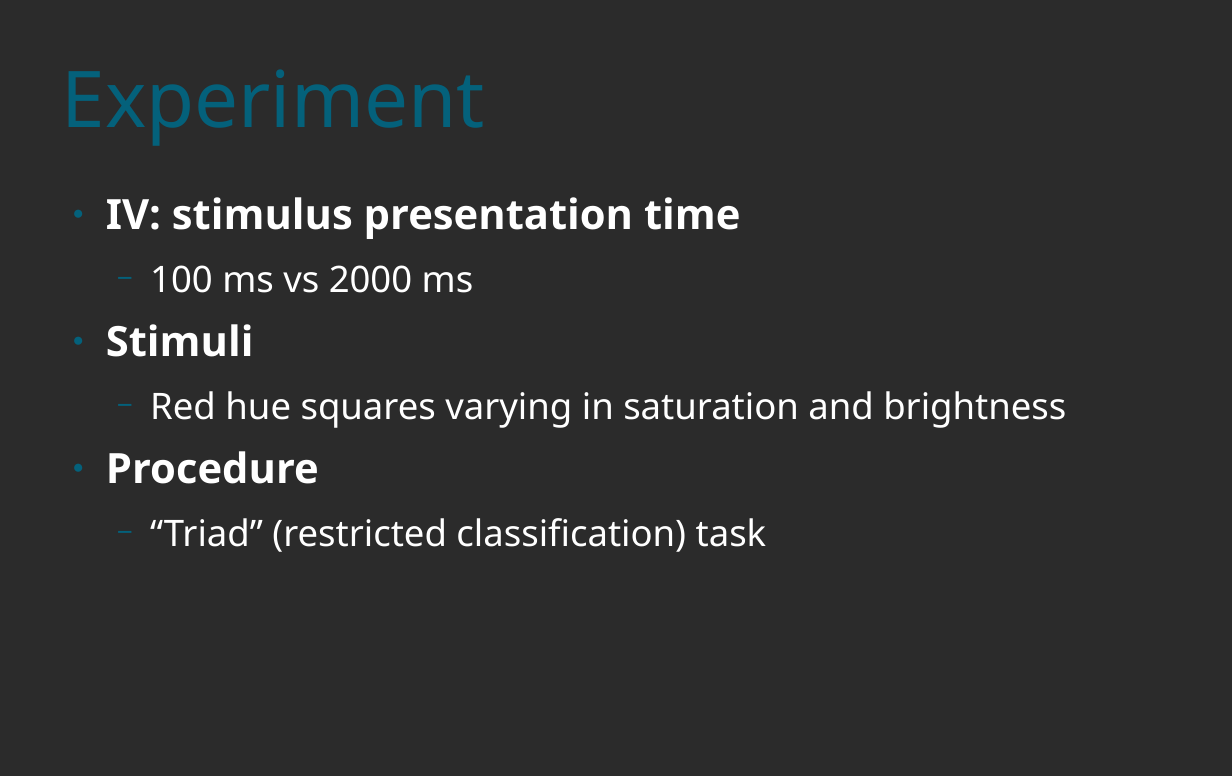
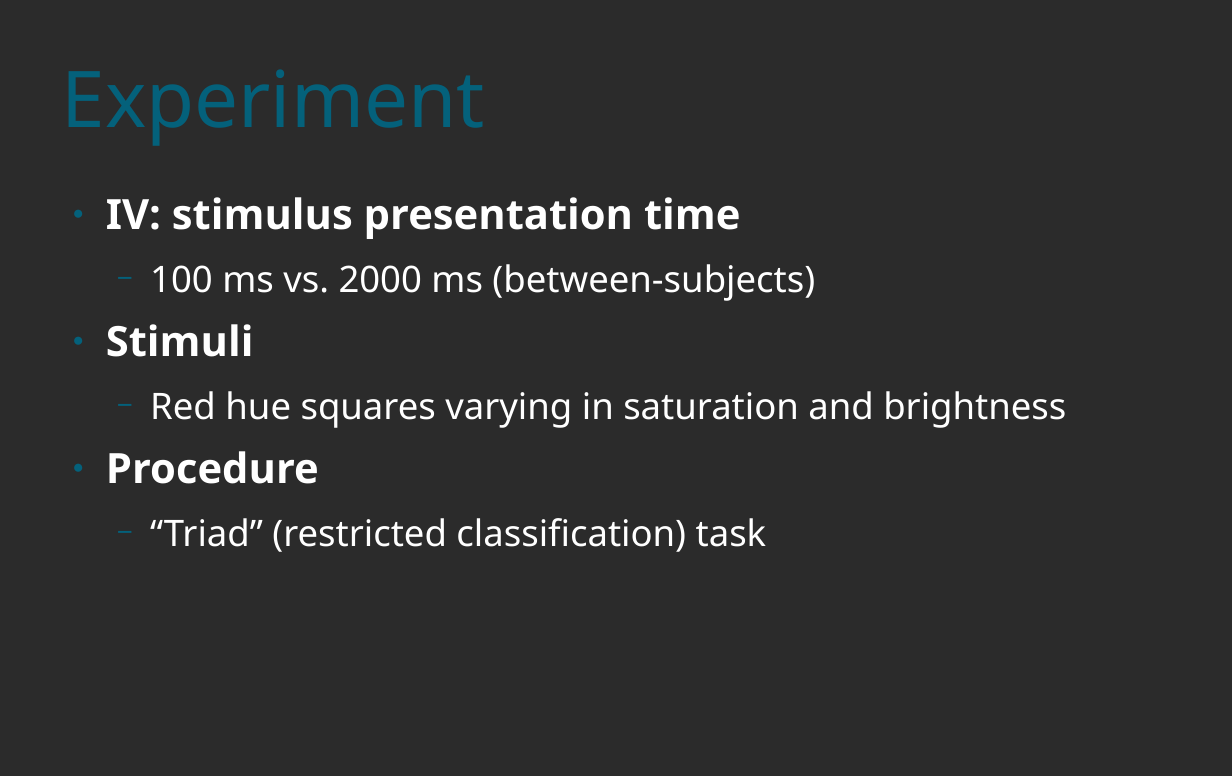
Before and after one commit to ajwills72/pu084github, a slide deck: slide 11 of pres/slides.odp. Drawn at 1232x776 pixels with LibreOffice and Linux fonts; fonts in the diff are those of the drawing; background and template pictures are left out; a plain dark background stands for a picture behind light text. Boxes give left, top, right and bottom in pixels: in the first picture for what was removed or moved away, otherwise in the second. Text is boxed around its words. In the diff, an @@ line names an element or a change of style, - is before the commit and + after.

```diff
--- a/pres/slides.odp
+++ b/pres/slides.odp
@@ text at [150,264,815,301]: text changed @@
-  − 100 ms vs 2000 ms
+  − 100 ms vs. 2000 ms (between-subjects)
```
Also in this commit, not shown: 2 other slides changed, 1 slide added, 1 slide removed, 2 other files.
